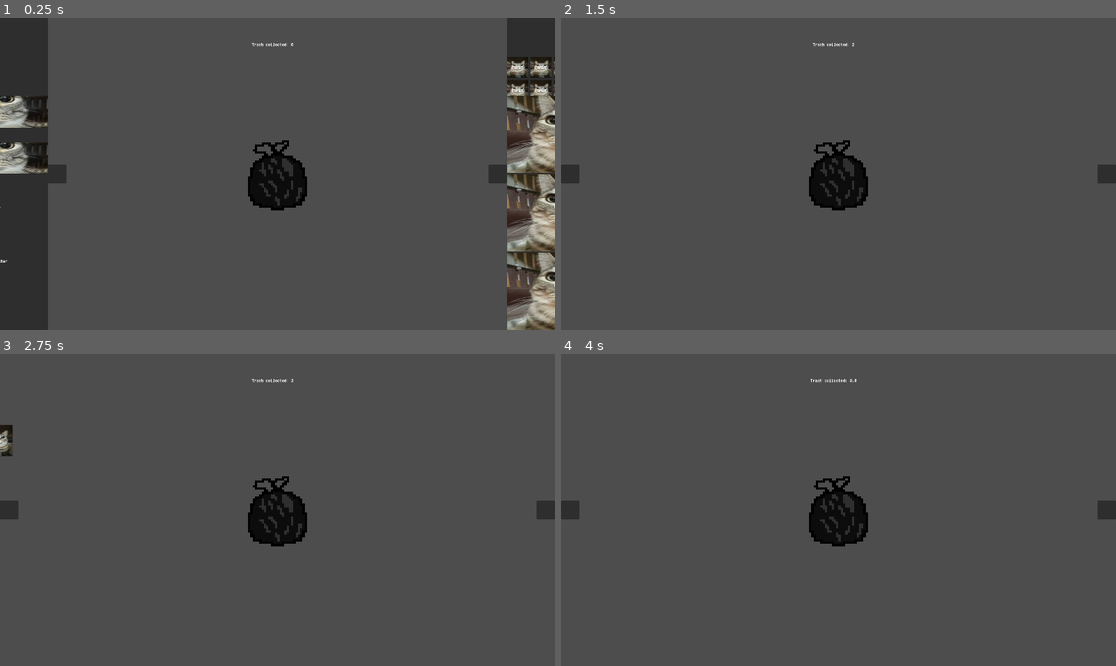
Above: before the commit, frames 1-4 (two rows, left to right).
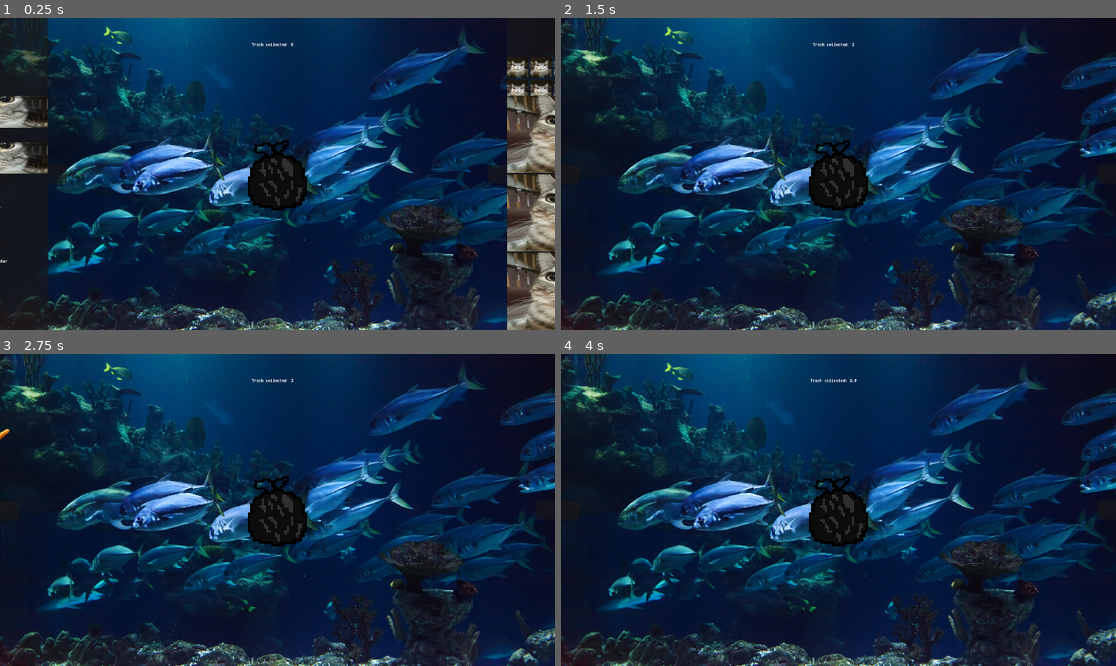
Above: after the commit, the same moments.

Repository: YamagaShiny-sudo/TrashClicker
Game: Godot game, scene res://scenes/game.tscn
The game is run twice, just before and just after one commit, with the same random seed, the same clock (stepped at 60 frames per second) and the same inputs. The engine's default icon, where the game draws it, is replaced by a stand-in: a white triangle on a blue panel in a dark square. Sound files missing from this copy of the repository are replaced by a short silence.
Inputs (mouse positions are in pixels of both pictures, inside the frame that each line leads up to; where the layout moved, square brackets give the same spot in the first picture):
- Up to frame 1 (0.25 s): no input
- Up to frame 2 (1.5 s): click (838, 174) at 0.5 s; click (838, 174) at 1.25 s
- Up to frame 3 (2.75 s): click (277, 510) at 2 s
- Up to frame 4 (4 s): click (599, 438) [599, 441] at 3.5 s

The runs differ from the first frame. In frame 1, 87% of the frame differs, in the area x 0-100%, y 0-100%; in frame 2, 98%; in frame 3, 98%; in frame 4, 98%.

Commit message:
Adding background
And a little fried fish for fun

Diff:
--- a/trashclicker/scenes/HUD.tscn
+++ b/trashclicker/scenes/HUD.tscn
@@ -103,8 +103,6 @@
 anchors_preset = -1
 anchor_right = 0.25
 anchor_bottom = 1.0
-offset_left = 1920.0
-offset_right = 1920.0
 grow_horizontal = 2
 grow_vertical = 2
 metadata/_edit_use_anchors_ = true
@@ -218,11 +216,10 @@
 
 [node name="RightMargin" type="MarginContainer" parent="." unique_id=76391960]
 anchors_preset = -1
-anchor_left = 0.75
+anchor_left = 0.75000006
 anchor_right = 1.0
 anchor_bottom = 1.0
-offset_left = 480.0
-offset_right = 480.0
+offset_left = -0.00012207031
 grow_horizontal = 2
 grow_vertical = 2
 metadata/_edit_use_anchors_ = true
@@ -801,13 +798,20 @@
 stretch_mode = 6
 
 [node name="ScoreLabel" type="RichTextLabel" parent="." unique_id=1820173823]
-offset_left = 756.3334
-offset_top = 72.0
-offset_right = 1132.0
-offset_bottom = 112.0
+anchors_preset = -1
+anchor_left = 0.39400002
+anchor_top = 0.067
+anchor_right = 0.59000003
+anchor_bottom = 0.104
+offset_left = -0.14666748
+offset_top = -0.3600006
+offset_right = -0.8000488
+offset_bottom = -0.3199997
+pivot_offset_ratio = Vector2(0.5, 0.5)
 text = "Score"
 fit_content = true
 scroll_active = false
+autowrap_trim_flags = 0
 horizontal_alignment = 1
 vertical_alignment = 1
 
--- /dev/null
+++ b/trashclicker/scenes/background.tscn
@@ -0,0 +1,15 @@
+[gd_scene format=3 uid="uid://djunbtyifxxdt"]
+
+[ext_resource type="Texture2D" uid="uid://boowu6lchvt08" path="res://assets/background.jpg" id="1_bkp1e"]
+
+[node name="Node" type="Node" unique_id=1772365361]
+
+[node name="TextureRect" type="TextureRect" parent="." unique_id=1898653218]
+z_index = -100
+anchors_preset = 15
+anchor_right = 1.0
+anchor_bottom = 1.0
+texture = ExtResource("1_bkp1e")
+expand_mode = 1
+flip_h = true
+metadata/_edit_use_anchors_ = true
--- a/trashclicker/scenes/fish.tscn
+++ b/trashclicker/scenes/fish.tscn
@@ -1,19 +1,22 @@
-[gd_scene load_steps=3 format=3 uid="uid://35625lcu2c8p"]
+[gd_scene format=3 uid="uid://35625lcu2c8p"]
 
 [ext_resource type="Script" uid="uid://ce3ldyt0pvm3c" path="res://scripts/fish.gd" id="1_8g0i4"]
-[ext_resource type="Texture2D" uid="uid://djde8nkg1chdm" path="res://assets/cat.webp" id="1_xu20i"]
+[ext_resource type="Texture2D" uid="uid://b0rdym4vr1es1" path="res://assets/pngtree-golden-brown-crispy-fried-fish-stick-for-delicious-meals-png-image_15775355-1462487145-1.png" id="2_8g0i4"]
 
-[node name="Fish" type="Node2D"]
+[node name="Fish" type="Node2D" unique_id=1929987339]
 script = ExtResource("1_8g0i4")
 
-[node name="DetectButton" type="Button" parent="."]
-offset_right = 1088.0
-offset_bottom = 1085.0
+[node name="DetectButton" type="Button" parent="." unique_id=628491774]
+offset_right = 1000.0
+offset_bottom = 1000.0
 scale = Vector2(0.1, 0.1)
-icon = ExtResource("1_xu20i")
+icon = ExtResource("2_8g0i4")
+flat = true
+icon_alignment = 1
+expand_icon = true
 metadata/_edit_use_anchors_ = true
 
-[node name="AutoDestroy" type="Timer" parent="."]
+[node name="AutoDestroy" type="Timer" parent="." unique_id=383610053]
 process_callback = 0
 wait_time = 30.0
 autostart = true
--- a/trashclicker/scenes/game.tscn
+++ b/trashclicker/scenes/game.tscn
@@ -4,12 +4,16 @@
 [ext_resource type="Script" uid="uid://n3a2jwky5gta" path="res://scripts/game_controller.gd" id="1_yqjtg"]
 [ext_resource type="AudioStream" uid="uid://d1dvbglqyjxuj" path="res://assets/Minimalistic Loops/loop.wav" id="3_lnu2h"]
 [ext_resource type="Script" uid="uid://cmq7casl0sam2" path="res://scripts/fish_spawner.gd" id="5_iywne"]
+[ext_resource type="PackedScene" uid="uid://djunbtyifxxdt" path="res://scenes/background.tscn" id="5_p57ef"]
 
 [sub_resource type="SegmentShape2D" id="SegmentShape2D_lbhrr"]
 b = Vector2(0, 810)
 
 [node name="Main" type="Node" unique_id=448722216]
 script = ExtResource("1_yqjtg")
+
+[node name="Background" parent="." unique_id=1772365361 instance=ExtResource("5_p57ef")]
+process_priority = -1
 
 [node name="BackgroundMusic" type="AudioStreamPlayer" parent="." unique_id=807068674]
 stream = ExtResource("3_lnu2h")
Binary file added: trashclicker/assets/background.jpg
Not shown, added: trashclicker/assets/background.jpg.import
Binary file added: trashclicker/assets/pngtree-golden-brown-crispy-fried-fish-stick-for-delicious-meals-png-image_15775355-1462487145-1.png
Not shown, added: trashclicker/assets/pngtree-golden-brown-crispy-fried-fish-stick-for-delicious-meals-png-image_15775355-1462487145-1.png.import
